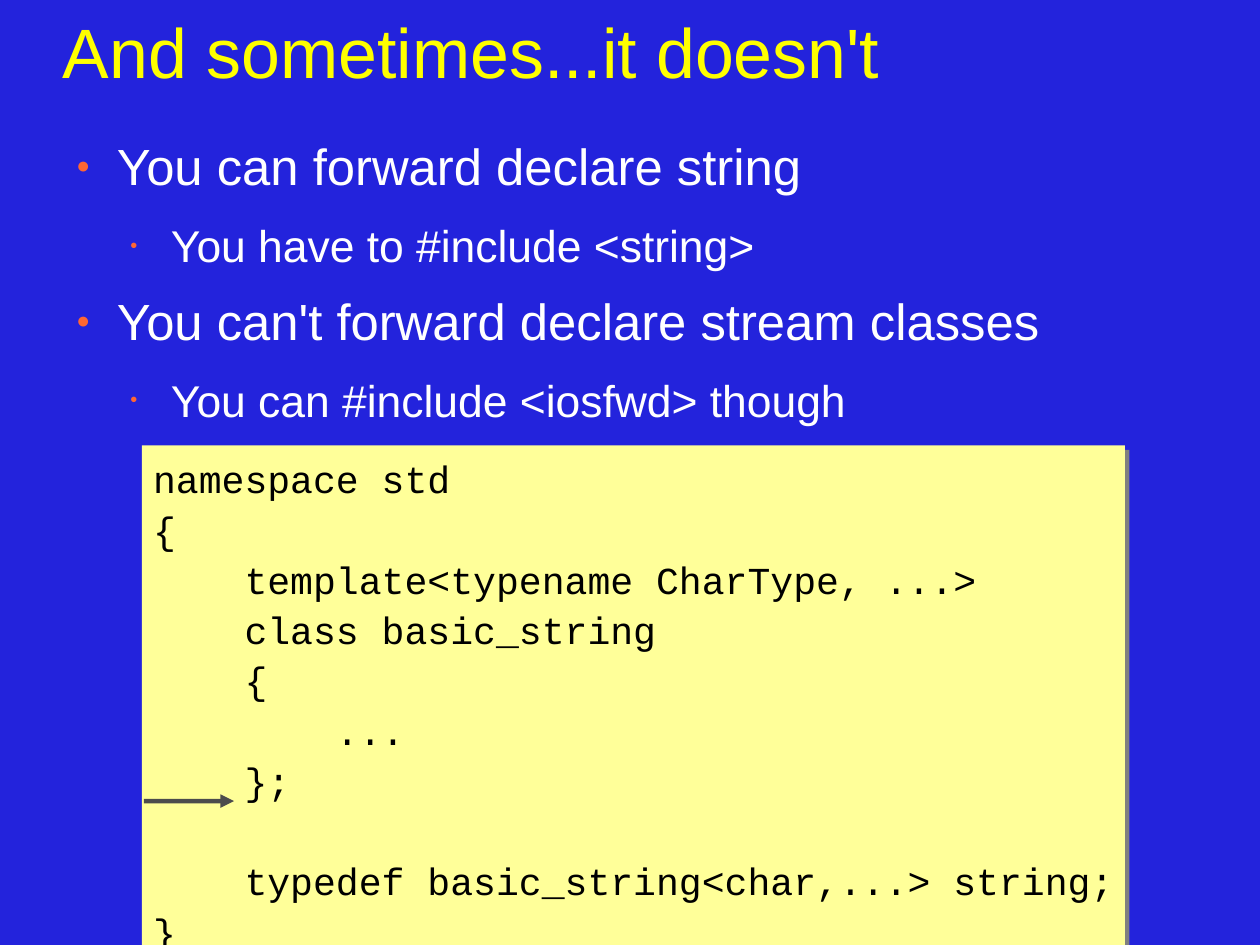
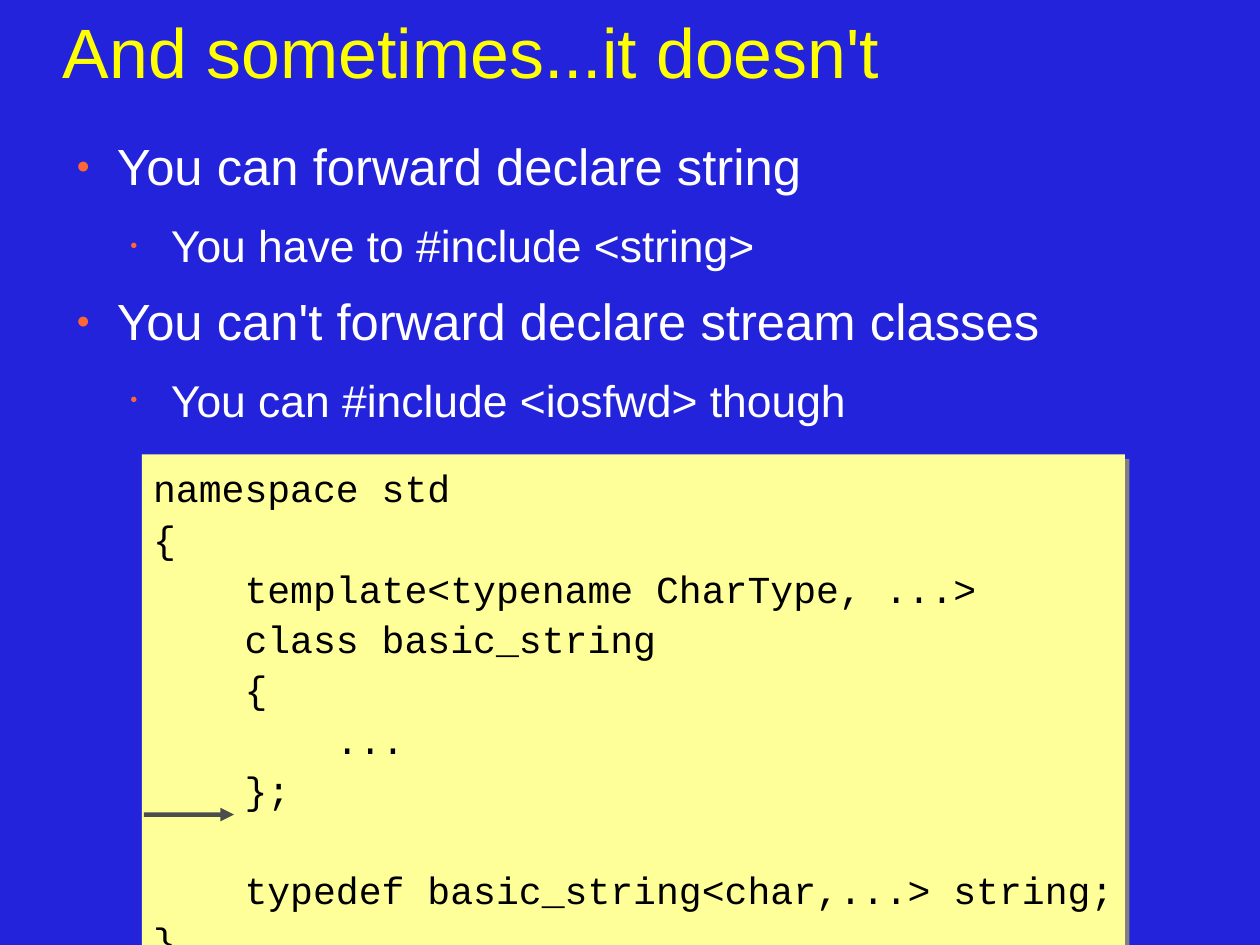
Before and after one commit to JonJagger/two-day-courses, a slide deck: slide 19 of cppf/06_Program_Organization_and_Dependency_Management.odp (slide 21 before the commit). Drawn at 1260x945 pixels with LibreOffice and Linux fonts; fonts in the diff are those of the drawing. Boxes give left, top, right and bottom in pixels: in the first picture for what was removed or moved away, otherwise in the second. Text is boxed around its words. In the diff, an @@ line names an element or a change of style, - is before the commit and + after.

```diff
--- a/cppf/06_Program_Organization_and_Dependency_Management.odp
+++ b/cppf/06_Program_Organization_and_Dependency_Management.odp
@@ rectangle "namespace std": place and size @@
-rectangle "namespace std" at <box>142,446,1125,945</box>
+rectangle "namespace std" at <box>142,455,1125,945</box>
@@ arrow moved from (144, 802) - (234, 802) to (144, 815) - (234, 815) @@
```
Also in this commit, not shown: 16 other slides changed, 4 slides added, 3 slides removed.
